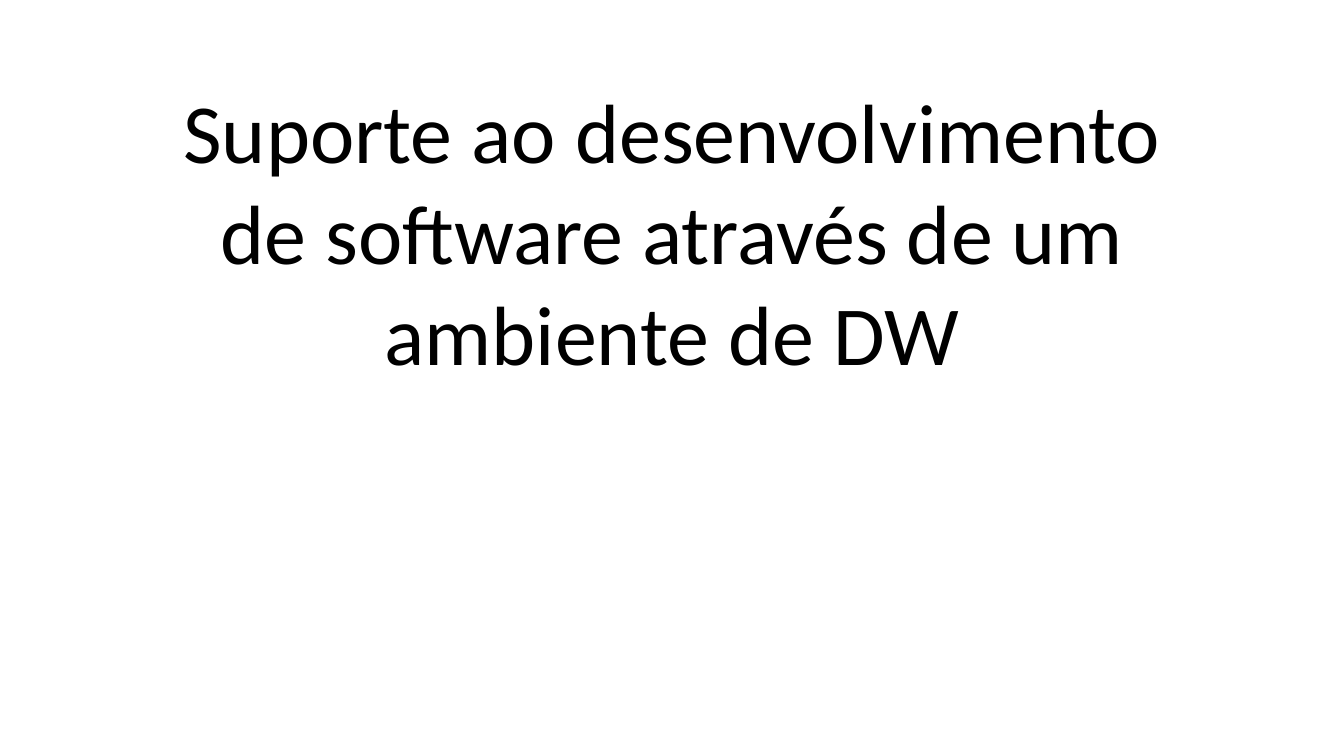
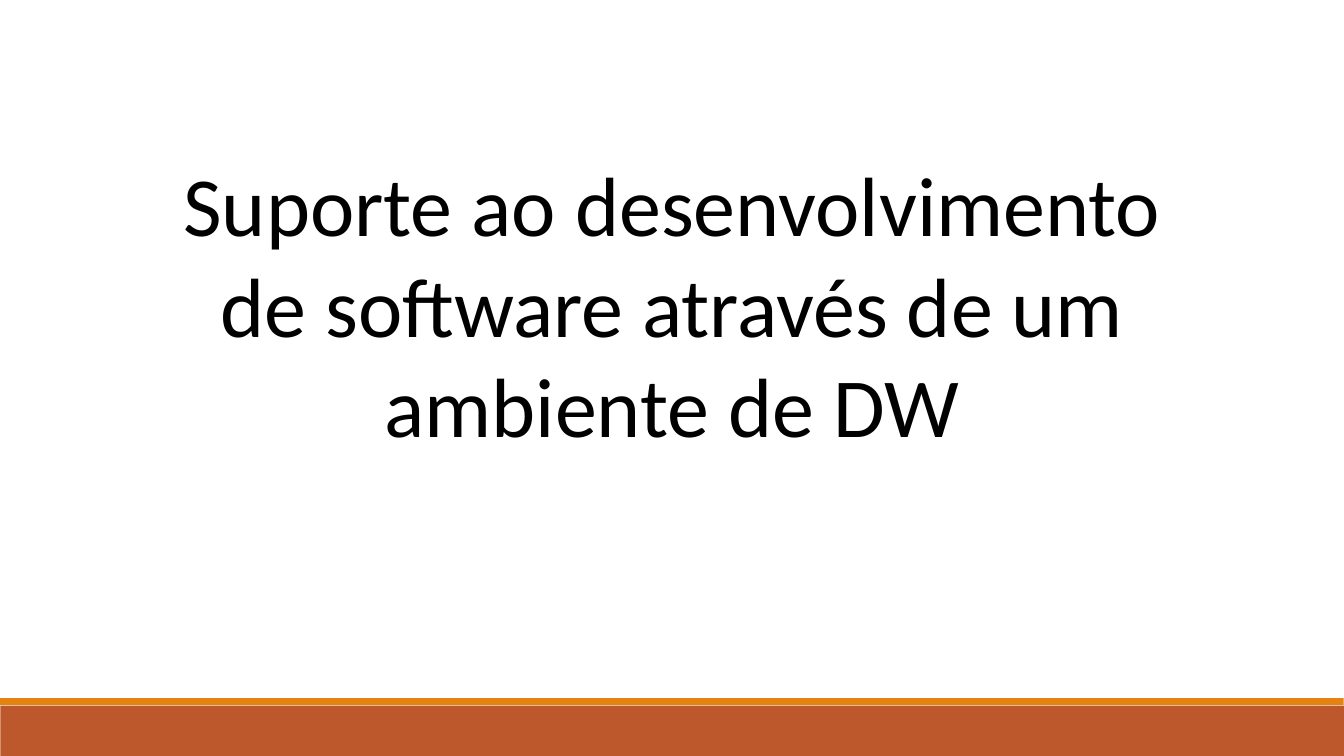
Before and after one commit to gutorc92/apresentacaoTCU, a slide deck: slide 1 of apresentacao.pptx. Drawn at 1344x756 pixels with LibreOffice and Linux fonts; fonts in the diff are those of the drawing. Boxes give left, top, right and bottom in pixels: in the first picture for what was removed or moved away, otherwise in the second. Text is boxed around its words. In the diff, an @@ line names an element or a change of style, - is before the commit and + after.

```diff
--- a/apresentacao.pptx
+++ b/apresentacao.pptx
@@ text "Suporte ao desenvolvimento de software ...": place and size @@
-text "Suporte ao desenvolvimento de software ..." at [183,104,1160,366]
+text "Suporte ao desenvolvimento de software ..." at [183,177,1160,438]
@@ rectangle added at [0,706,1344,756], fill #BD582C @@
@@ rectangle added at [0,699,1344,706], fill #E48312 @@
```
Also in this commit, not shown: 9 other slides changed, 5 slides added, 5 slides removed, 5 other files.
